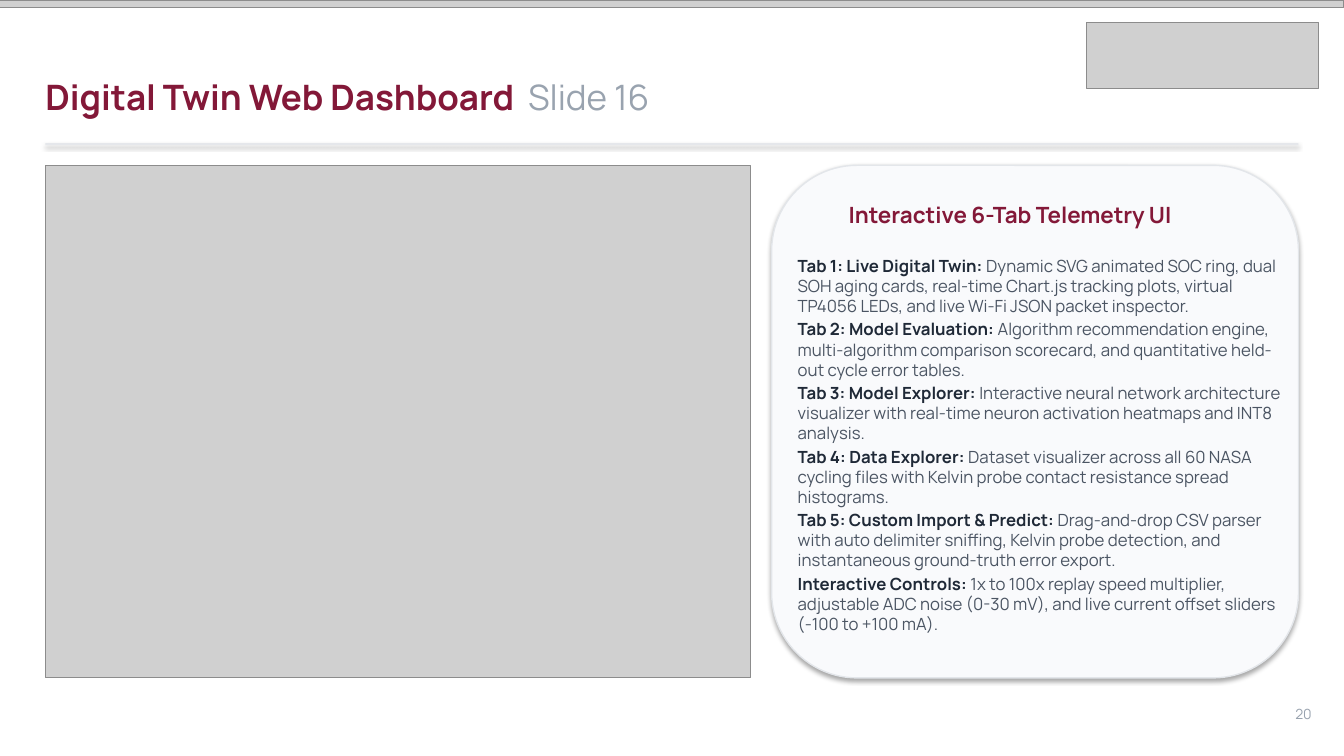
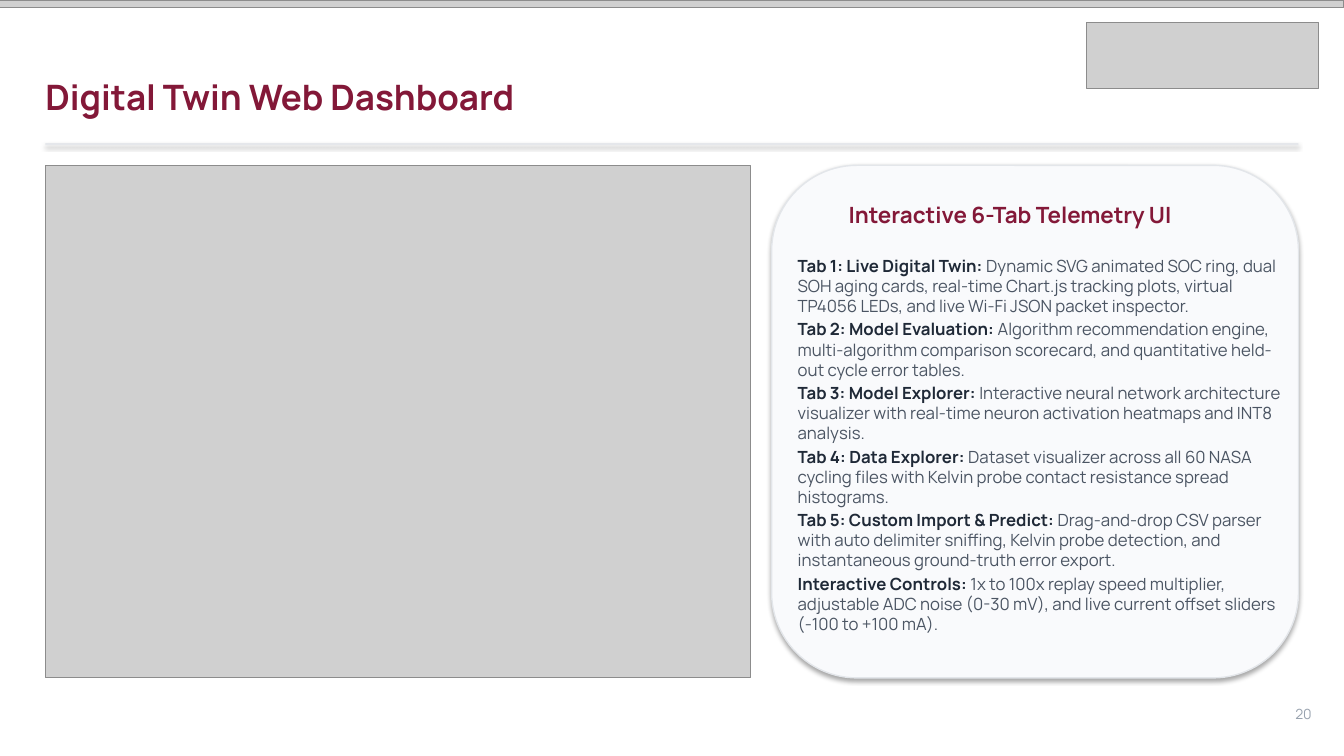
Before and after one commit to Imagiyy/Digital-Twin--ML-Based-Battery-SOC-Estimation, a slide deck: slide 19 of Amrita_SOC_Digital_Twin_Presentation_Final.pptx. Drawn at 1344x756 pixels with LibreOffice and Linux fonts; fonts in the diff are those of the drawing; grey boxes stand for pictures. Boxes give left, top, right and bottom in pixels: in the first picture for what was removed or moved away, otherwise in the second. Text is boxed around its words. In the diff, an @@ line names an element or a change of style, - is before the commit and + after.

```diff
--- a/Amrita_SOC_Digital_Twin_Presentation_Final.pptx
+++ b/Amrita_SOC_Digital_Twin_Presentation_Final.pptx
@@ text at [45,84,514,119]: text changed @@
-Digital Twin Web Dashboard Slide 16
+Digital Twin Web Dashboard
```
Also in this commit, not shown: 19 other slides changed, 3 other files.
